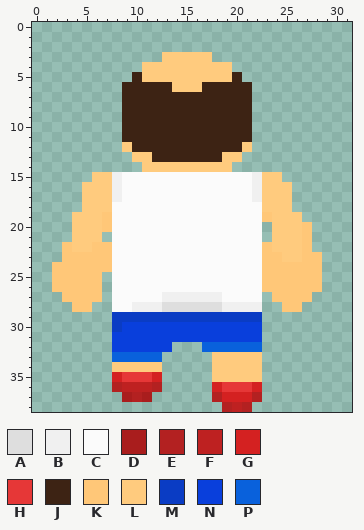
File history of a pixel-art sprite, Assets/Sprites/character sprites/Walk/Craig BackWalk3.png. That is the earlier state.
The file is 32x39 pixels. Colours within 5 levels of each other are drawn and written as one.
Palette (. is transparent): A #dedede  B #f0f0f0  C #fbfbfb  D #a91d1d  E #b32121  F #be2121  G #d42121  H #e63737  J #3d2314  K #ffc778  L #ffcb7e  M #0a3cc4  N #093fdc  P #0961dc
Pixels before, first column x 2:
 3 ...........LLLLL...........
 4 .........LLLLLLLLL.........
 5 ........JLLLLLLLLLJ........
 6 .......JJJJJLLLJJJJJ.......
 7 .......JJJJJJJJJJJJJ.......
 8 .......JJJJJJJJJJJJJ.......
 9 .......JJJJJJJJJJJJJ.......
10 .......JJJJJJJJJJJJJ.......
11 .......JJJJJJJJJJJJJ.......
12 .......LJJJJJJJJJJJL.......
13 ........LLJJJJJJJLL........
14 .........LLLLLLLLL.........
15 ....LLBCCCCCCCCCCCCCBLL....
16 ...LLLBCCCCCCCCCCCCCBLLL...
17 ...LLLBCCCCCCCCCCCCCBLLL...
18 ...LLLCCCCCCCCCCCCCCCLLL...
19 ..LLLKCCCCCCCCCCCCCCCKLLL..
20 ..LLLKCCCCCCCCCCCCCCC.LLLK.
21 ..LLL.CCCCCCCCCCCCCCC.LLLK.
22 .KLLKKCCCCCCCCCCCCCCCKLLLK.
23 .KKKKKCCCCCCCCCCCCCCCKKLLKK
24 KKKKKKCCCCCCCCCCCCCCCKKKKKK
25 KKKKK.CCCCCCCCCCCCCCCKKKKKK
26 KKKKK.CCCCCCCCCCCCCCCKKKKKK
27 .KKKK.CCCCCBBBBBBCCCC.KKKK.
28 ..KK..CCBBBAAAAAABBBB..KK..
29 ......MMMMMMMMMMMMMMM......
30 ......MNNNNNNNNNNNNNN......
31 ......NNNNNNNNNNNNNNN......
32 ......NNNNNN...PPPPPP......
33 ......PPPPP.....LLLLL......
34 ......LLLLL.....LLLLL......
35 ......GHHHG.....LLLLL......
36 ......EFFFE.....GHHHG......
37 .......DED......EGGGE......
38 .................EFE.......
The same view after the edit:
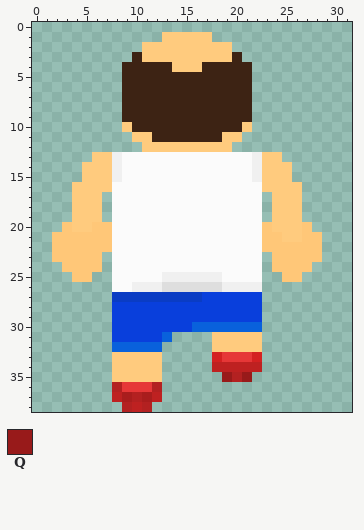
Colours new in this view: Q #981a1a
The edit:
y 1: x 13..17 ..... -> LLLLL
y 2: x 11..19 ......... -> LLLLLLLLL
y 3: x 10..12 ... -> JLL; x 18..20 ... -> LLJ
y 4: x 9..13 ..LLL -> JJJJJ; x 17..21 LLL.. -> JJJJJ
y 5: x 9 . -> J; x 11..19 LLLLLLLLL -> JJJJJJJJJ; x 21 . -> J
y 6: x 14..16 LLL -> JJJ
y 10: x 9 J -> L; x 21 J -> L
y 11: x 9..11 JJJ -> .LL; x 19..21 JJJ -> LL.
y 12: x 9..21 LJJJJJJJJJJJL -> ..LLLLLLLLL..
y 13: x 6..24 ....LLJJJJJJJLL.... -> LLBCCCCCCCCCCCCCBLL
y 14: x 5..25 ......LLLLLLLLL...... -> LLLBCCCCCCCCCCCCCBLLL
y 15: x 5 . -> L; x 25 . -> L
y 16: x 4 . -> L; x 8 B -> C; x 22 B -> C; x 26 . -> L
y 17: x 4 . -> L; x 7..8 LB -> .C; x 22..23 BL -> C.; x 26 . -> L
y 18: x 4 . -> L; x 7 L -> .; x 23 L -> .; x 26 . -> L
y 19: x 7 K -> .; x 23 K -> .
y 20: x 3 . -> K; x 6 L -> K; x 23 . -> K
y 21: x 2..7 ..LLL. -> KKKKKK; x 23..24 .L -> KK; x 28 . -> K
y 22: x 2 . -> K; x 4..5 LL -> KK; x 24..26 LLL -> KKK; x 28 . -> K
y 23: x 2 . -> K; x 7 K -> .; x 23 K -> .; x 25..26 LL -> KK
y 24: x 2 K -> .; x 7 K -> .; x 23 K -> .; x 28 K -> .
y 25: x 2..3 KK -> ..; x 6 K -> .; x 13..18 CCCCCC -> BBBBBB; x 23..24 KK -> ..; x 27..28 KK -> ..
y 26: x 2..6 KKKKK -> .....; x 10..28 CCCCCCCCCCCCCKKKKKK -> BBBAAAAAABBBB......
y 27: x 3..6 KKKK -> ....; x 8..22 CCCCCBBBBBBCCCC -> MMMMMMMMMNNNNNN; x 24..27 KKKK -> ....
y 28: x 4..5 KK -> ..; x 8..22 CCBBBAAAAAABBBB -> NNNNNNNNNNNNNNN; x 25..26 KK -> ..
y 29: x 8..22 MMMMMMMMMMMMMMM -> NNNNNNNNNNNNNNN
y 30: x 8 M -> N; x 16..22 NNNNNNN -> PPPPPPP
y 31: x 13..22 NNNNNNNNNN -> P....LLLLL
y 32: x 8..13 NNNNNN -> PPPPP.; x 17..22 PPPPPP -> .LLLLL
y 33: x 8..12 PPPPP -> LLLLL; x 18..22 LLLLL -> GHHHG
y 34: x 18..22 LLLLL -> FFFFF
y 35: x 8..12 GHHHG -> LLLLL; x 18..22 LLLLL -> .QEQ.
y 36: x 9..11 FFF -> HHH; x 18..22 GHHHG -> .....
y 37: x 8 . -> F; x 12 . -> F; x 18..22 EGGGE -> .....
y 38: x 9..11 ... -> EFE; x 19..21 EFE -> ...
Pixel boxes of the changes (left, top, right, bottom) in both pictures:
changed: (52, 32, 322, 412)
